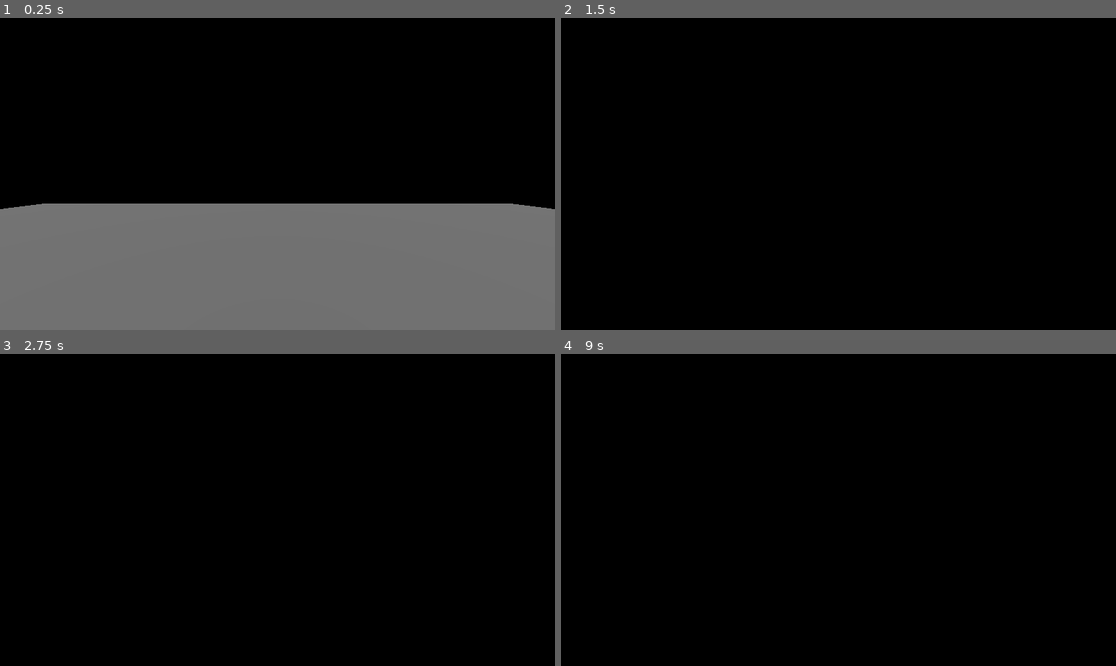
Above: before the commit, frames 1-4 (two rows, left to right).
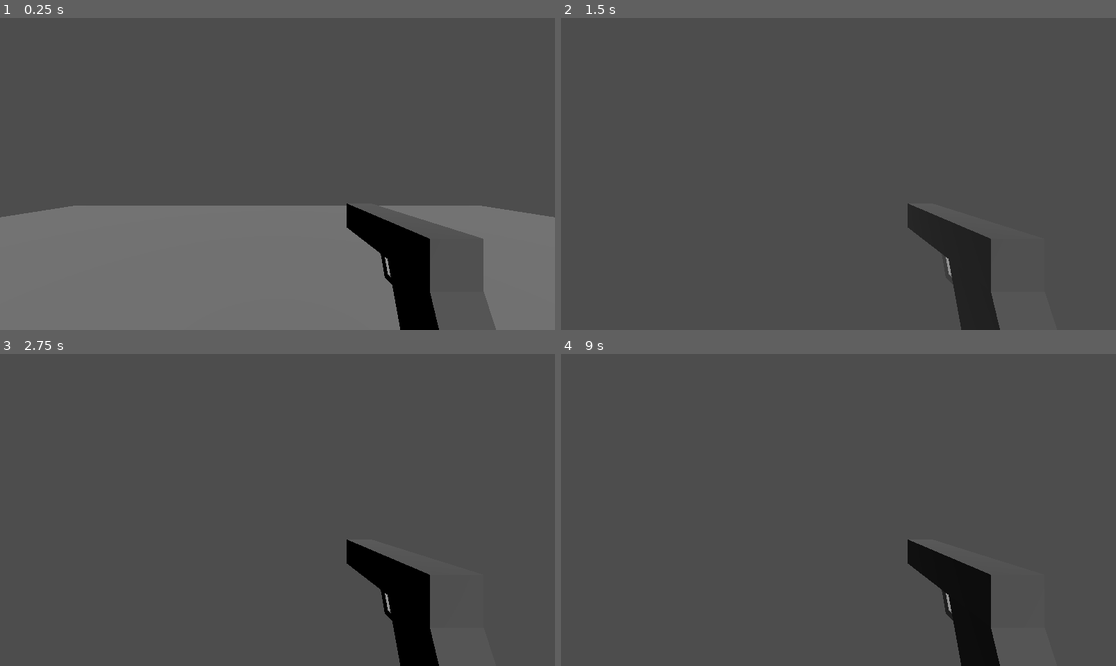
Above: after the commit, the same moments.

Repository: Brylieross/TreaZure
Game: Godot game, scene res://Scenes/game.tscn
Two runs of this game, one before a commit and one after it. Both use one fixed random seed, a clock stepped at 60 frames per second and the inputs below.
Inputs (mouse positions are in pixels of both pictures, inside the frame that each line leads up to):
- Up to frame 1 (0.25 s): no input
- Up to frame 2 (1.5 s): tap Enter at 0.5 s; move the mouse to (866, 174) at 0.52 s; hold W (forward) from 0.53 s (still down); tap Space (jump) at 0.77, 1.25 s; move the mouse to (810, 174) at 1.27 s
- Up to frame 3 (2.75 s): keep holding W (forward); tap Space (jump) at 1.52 s; tap Enter at 2 s; move the mouse to (288, 503) at 2.02 s
- Up to frame 4 (9 s): tap Space (jump) at 2.75, 3.02, 3.77, 4.25, 4.52, 6.02, 6.77, 7.52 s; move the mouse to (832, 516) at 2.77 s; tap Enter at 3.5 s; move the mouse to (877, 513) at 3.52 s; move the mouse to (794, 506) at 4.27 s; move the mouse to (844, 510) at 5.02 s; move the mouse to (816, 503) at 5.77 s; release W (forward) at 5.78 s; hold D (right) 5.78-6.53 s; move the mouse to (866, 510) at 6.52 s; hold W (forward) 6.53-8.78 s; move the mouse to (810, 510) at 7.27 s; move the mouse to (849, 503) at 8.02 s; move the mouse to (832, 516) at 8.77 s; hold A (left) from 8.78 s (still down)

The runs differ from the first frame. In frame 1, 67% of the frame differs, in the area x 0-100%, y 0-100%; in frame 2, 100%; in frame 3, 97%; in frame 4, 97%.

Commit message:
Commit 2
Added gun model to game and player

Diff:
--- a/Scenes/Skyshader.gdshader
+++ /dev/null
@@ -1,7 +0,0 @@
-shader_type sky;
-
-void sky() {
-	COLOR =
-	ALPHA =
-	FOG =
-}
--- a/Scenes/game.tscn
+++ b/Scenes/game.tscn
@@ -1,42 +1,32 @@
-[gd_scene load_steps=10 format=3 uid="uid://cjuo28occsx1f"]
+[gd_scene load_steps=7 format=3 uid="uid://cjuo28occsx1f"]
 
 [ext_resource type="Script" path="res://Scripts/Player.gd" id="1_wph2i"]
-[ext_resource type="Shader" path="res://Scenes/Skyshader.gdshader" id="2_ju6xo"]
+[ext_resource type="PackedScene" uid="uid://c6gn45xhxksdj" path="res://Scenes/gun.tscn" id="2_7jgwl"]
 
-[sub_resource type="BoxMesh" id="BoxMesh_2l16c"]
+[sub_resource type="BoxMesh" id="BoxMesh_p5bk6"]
 
-[sub_resource type="ConvexPolygonShape3D" id="ConvexPolygonShape3D_wohiu"]
-points = PackedVector3Array(-0.5, -0.5, -0.5, 0.5, 0.5, 0.5, 0.5, -0.5, 0.5, 0.5, 0.5, -0.5, -0.5, 0.5, 0.5, 0.5, -0.5, -0.5, -0.5, -0.5, 0.5, -0.5, 0.5, -0.5)
+[sub_resource type="BoxShape3D" id="BoxShape3D_3ej2q"]
 
 [sub_resource type="CapsuleMesh" id="CapsuleMesh_oqs7e"]
 
 [sub_resource type="ConvexPolygonShape3D" id="ConvexPolygonShape3D_rp8xa"]
 points = PackedVector3Array(-0.125207, -0.532801, -0.480507, 0.0227831, 0.47607, 0.498884, 0.169713, 0.559144, 0.464172 …(924 unchanged characters)…
 
-[sub_resource type="ShaderMaterial" id="ShaderMaterial_steal"]
-shader = ExtResource("2_ju6xo")
-
-[sub_resource type="Sky" id="Sky_c1rad"]
-sky_material = SubResource("ShaderMaterial_steal")
-
-[sub_resource type="Environment" id="Environment_n0byl"]
-background_mode = 2
-sky = SubResource("Sky_c1rad")
-
 [node name="Game" type="Node3D"]
 
 [node name="DirectionalLight3D" type="DirectionalLight3D" parent="."]
 transform = Transform3D(1, 0, 0, 0, 0.82106, 0.570843, 0, -0.570843, 0.82106, 0, 7.49149, 0)
 
-[node name="Floor" type="RigidBody3D" parent="."]
+[node name="Floor" type="StaticBody3D" parent="."]
+metadata/_edit_group_ = true
 
 [node name="MeshInstance3D" type="MeshInstance3D" parent="Floor"]
-transform = Transform3D(25.3872, 0, 0, 0, 0.999999, 0, 0, 0, 22.0088, 0, 0, 0)
-mesh = SubResource("BoxMesh_2l16c")
+transform = Transform3D(20.5902, 0, 0, 0, 1, 0, 0, 0, 20.5902, 0, 0, 0)
+mesh = SubResource("BoxMesh_p5bk6")
 
 [node name="CollisionShape3D" type="CollisionShape3D" parent="Floor"]
-transform = Transform3D(25.3872, 0, 0, 0, 0.999999, 0, 0, 0, 22.0088, 0, 0, 0)
-shape = SubResource("ConvexPolygonShape3D_wohiu")
+transform = Transform3D(20.5902, 0, 0, 0, 1, 0, 0, 0, 20.5902, 0, 0, 0)
+shape = SubResource("BoxShape3D_3ej2q")
 
 [node name="Player" type="CharacterBody3D" parent="."]
 transform = Transform3D(1, 0, 0, 0, 1, 0, 0, 0, 1, 0, 1.75572, 0)
@@ -50,6 +40,7 @@
 
 [node name="Camera3D" type="Camera3D" parent="Player"]
 transform = Transform3D(1, 0, 0, 0, 1, 0, 0, 0, 1, 0, 0.630462, 0)
+current = true
 
-[node name="WorldEnvironment" type="WorldEnvironment" parent="."]
-environment = SubResource("Environment_n0byl")
+[node name="Gun" parent="Player/Camera3D" instance=ExtResource("2_7jgwl")]
+transform = Transform3D(1.31134e-08, -1.14641e-15, 0.3, -2.62268e-08, -0.3, 0, 0.3, -2.62268e-08, -1.31134e-08, 0.66231, -1.02239, -0.556686)
--- /dev/null
+++ b/Scenes/gun.tscn
@@ -0,0 +1,52 @@
+[gd_scene load_steps=9 format=3 uid="uid://c6gn45xhxksdj"]
+
+[ext_resource type="PackedScene" uid="uid://dsmwxmk1vjqt5" path="res://Assets/gun.glb" id="1_66cn0"]
+
+[sub_resource type="StandardMaterial3D" id="StandardMaterial3D_m84us"]
+albedo_color = Color(0.403922, 0.403922, 0.403922, 1)
+metallic = 0.5
+
+[sub_resource type="StandardMaterial3D" id="StandardMaterial3D_x0cvr"]
+albedo_color = Color(0.615686, 0.615686, 0.615686, 1)
+metallic = 0.5
+
+[sub_resource type="StandardMaterial3D" id="StandardMaterial3D_tii47"]
+albedo_color = Color(0.568627, 0.568627, 0.568627, 1)
+
+[sub_resource type="StandardMaterial3D" id="StandardMaterial3D_t1kac"]
+albedo_color = Color(0.568627, 0.568627, 0.568627, 1)
+
+[sub_resource type="StandardMaterial3D" id="StandardMaterial3D_ya1n6"]
+albedo_color = Color(0.403922, 0.403922, 0.403922, 1)
+metallic = 0.5
+
+[sub_resource type="Animation" id="Animation_emd4c"]
+resource_name = "Shoot"
+
+[sub_resource type="AnimationLibrary" id="AnimationLibrary_t87gb"]
+_data = {
+"Shoot": SubResource("Animation_emd4c")
+}
+
+[node name="gun" instance=ExtResource("1_66cn0")]
+transform = Transform3D(1, 0, 0, 0, -1, 8.74228e-08, 0, -8.74228e-08, -1, 0, 0, 0)
+
+[node name="Cube" parent="." index="0"]
+surface_material_override/0 = SubResource("StandardMaterial3D_m84us")
+
+[node name="Cube_001" parent="." index="1"]
+surface_material_override/0 = SubResource("StandardMaterial3D_x0cvr")
+
+[node name="Cube_003" parent="." index="2"]
+surface_material_override/0 = SubResource("StandardMaterial3D_tii47")
+
+[node name="Cube_004" parent="." index="3"]
+surface_material_override/0 = SubResource("StandardMaterial3D_t1kac")
+
+[node name="Cube_002" parent="." index="4"]
+surface_material_override/0 = SubResource("StandardMaterial3D_ya1n6")
+
+[node name="AnimationPlayer" type="AnimationPlayer" parent="." index="5"]
+libraries = {
+"": SubResource("AnimationLibrary_t87gb")
+}
Binary file added: Assets/gun.glb
Not shown, added: Assets/gun.glb.import
Binary file removed: Assets/p08l068m.jpg
Not shown, removed: Assets/p08l068m.jpg.import
